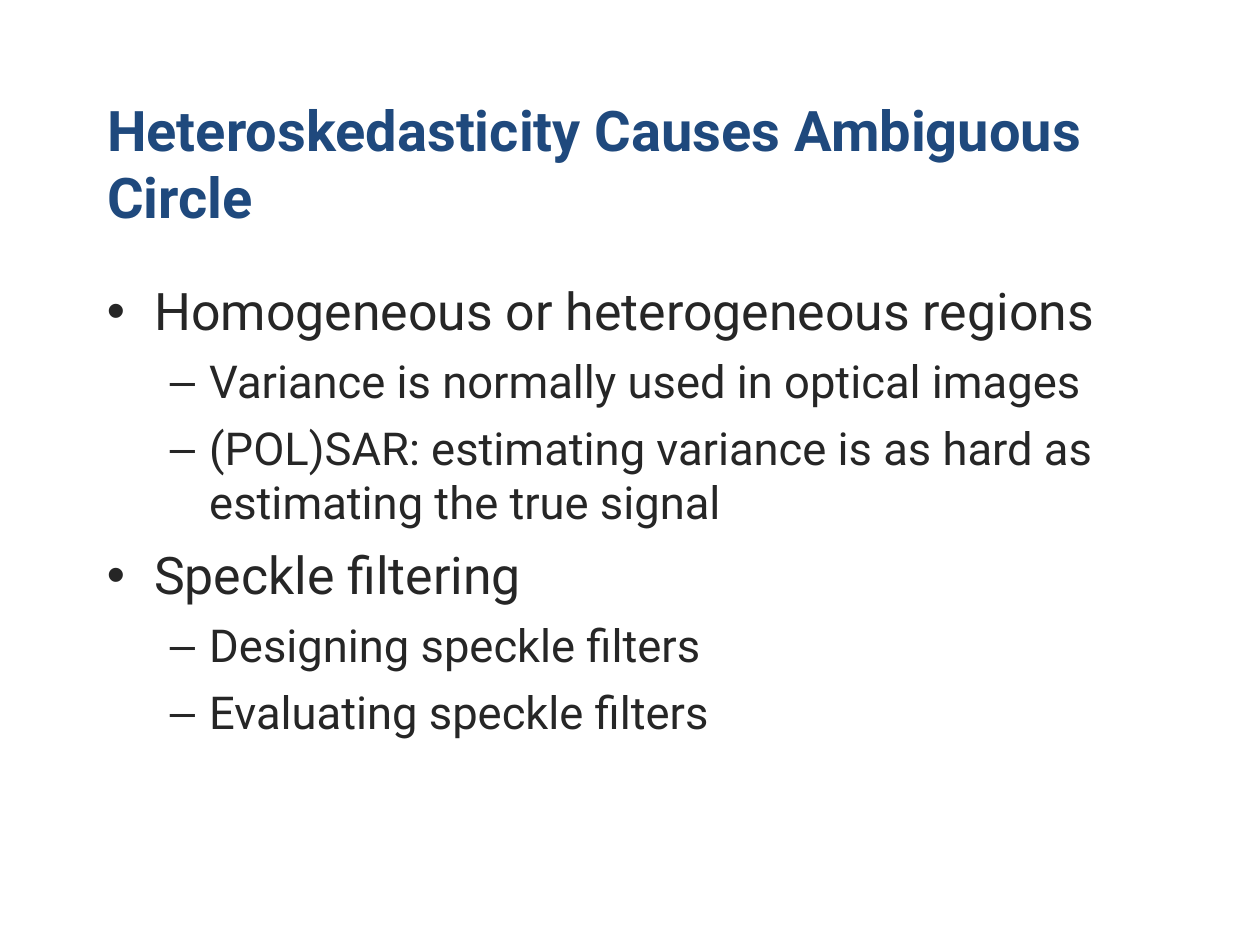
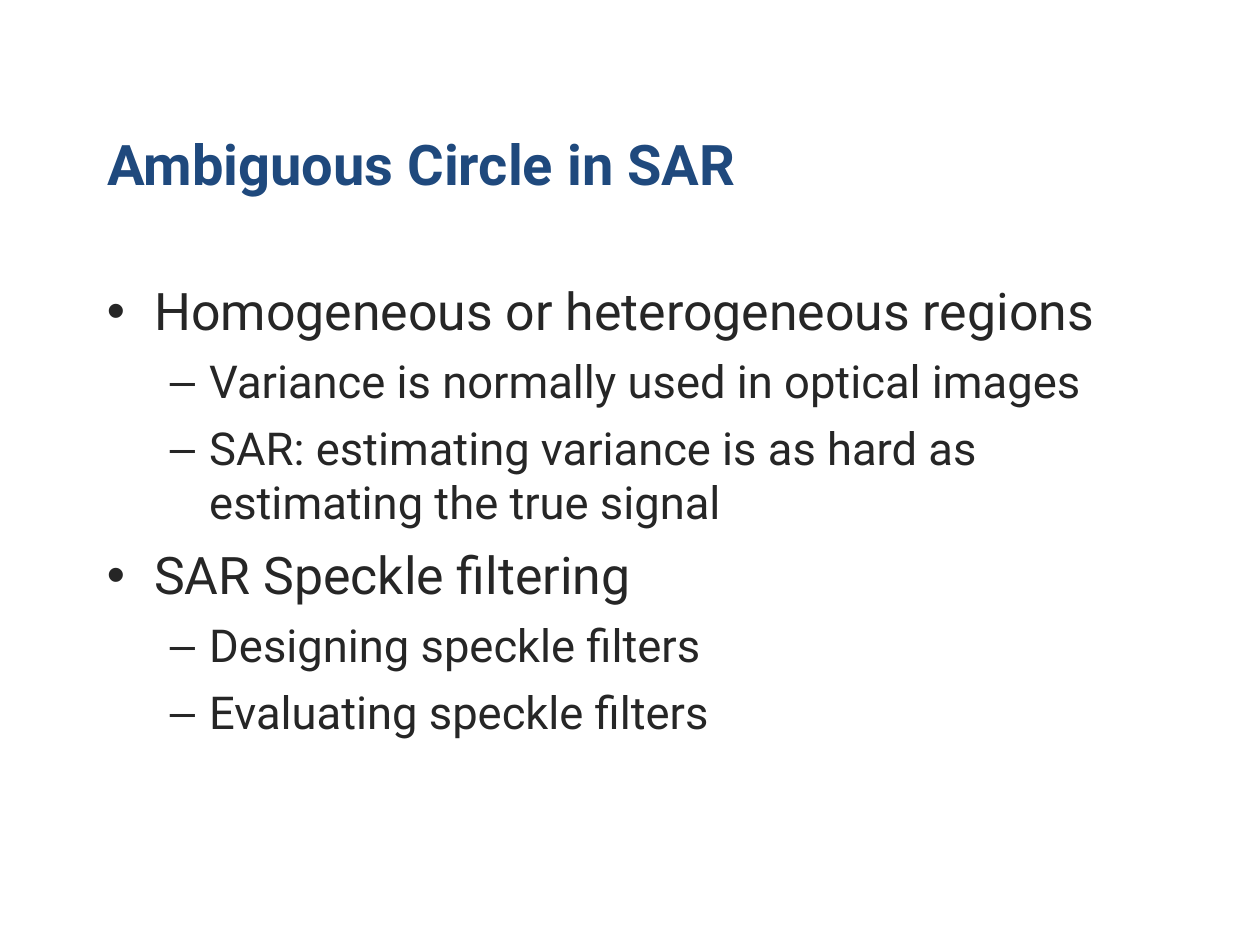
Before and after one commit to stivo-suong/thesis-latex-dev, a slide deck: slide 24 of oral_defense/Scalar & Homoskedastic Models for SAR & POLSAR.pptx.ppt. Drawn at 1260x945 pixels with LibreOffice and Linux fonts; fonts in the diff are those of the drawing; background and template pictures are left out. Boxes give left, top, right and bottom in pixels: in the first picture for what was removed or moved away, otherwise in the second. Text is boxed around its words. In the diff, an @@ line names an element or a change of style, - is before the commit and + after.

```diff
--- a/oral_defense/Scalar & Homoskedastic Models for SAR & POLSAR.pptx.ppt
+++ b/oral_defense/Scalar & Homoskedastic Models for SAR & POLSAR.pptx.ppt
@@ title at <box>107,143,735,197</box>: text changed @@
-Heteroskedasticity Causes Ambiguous Circle
+Ambiguous Circle in SAR
@@ text at <box>154,431,976,605</box>: text changed @@
-  – (POL)SAR: estimating variance is as hard as estimating the true signal
-• Speckle filtering
+  – SAR: estimating variance is as hard as estimating the true signal
+• SAR Speckle filtering
```
Also in this commit, not shown: 3 slides added, 2 slides removed.
